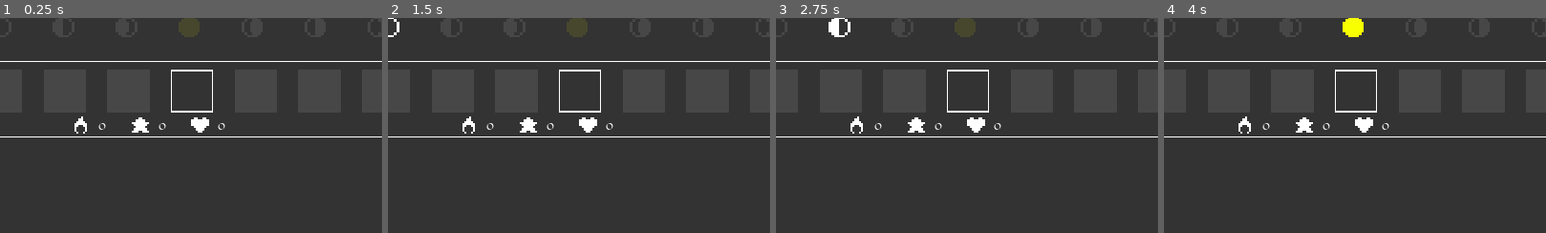
Above: before the commit, frames 1-4 (left to right).
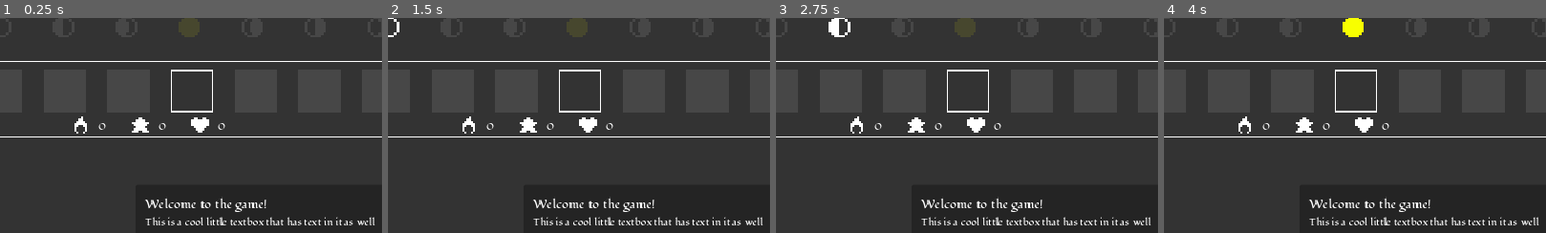
Above: after the commit, the same moments.

Repository: BoscoPubVoi/IdleSpel
Game: Godot game, scene res://main.tscn
Same seed, same stepped clock (60 frames per second), same inputs: the game is played once before the commit and once after it.
Inputs:
- Up to frame 1 (0.25 s): no input
- Up to frame 2 (1.5 s): tap Enter at 0.5 s; tap Space at 1.25 s
- Up to frame 3 (2.75 s): no input
- Up to frame 4 (4 s): tap Enter at 2.75 s; tap Space at 3.5 s
The pictures show only the part of the screen within x 16-66%, y 5-55%; the shares and areas given below are measured in that part.

The runs differ from the first frame. In frame 1, 1.3% of the frame differs, in the area x 38-98%, y 84-97%; in frame 2, 1.3%; in frame 3, 1.3%; in frame 4, 1.3%.

Commit message:
Working on popup

Diff:
--- a/main.tscn
+++ b/main.tscn
@@ -855,4 +855,35 @@
 volume_db = -12.418
 autoplay = true
 
+[node name="Panel" type="PanelContainer" parent="."]
+layout_mode = 1
+anchors_preset = 8
+anchor_left = 0.5
+anchor_top = 0.5
+anchor_right = 0.5
+anchor_bottom = 0.5
+grow_horizontal = 2
+grow_vertical = 2
+
+[node name="MarginContainer" type="MarginContainer" parent="Panel"]
+layout_mode = 2
+theme_override_constants/margin_left = 14
+theme_override_constants/margin_top = 14
+theme_override_constants/margin_right = 14
+theme_override_constants/margin_bottom = 14
+
+[node name="VBoxContainer" type="VBoxContainer" parent="Panel/MarginContainer"]
+layout_mode = 2
+theme_override_constants/separation = 0
+
+[node name="Title" type="Label" parent="Panel/MarginContainer/VBoxContainer"]
+layout_mode = 2
+theme_override_font_sizes/font_size = 20
+text = "Welcome to the game!"
+
+[node name="Title2" type="Label" parent="Panel/MarginContainer/VBoxContainer"]
+layout_mode = 2
+text = "This is a cool little textbox that has text in it as well
+"
+
 [connection signal="timeout" from="Timer" to="." method="_on_timer_timeout"]
